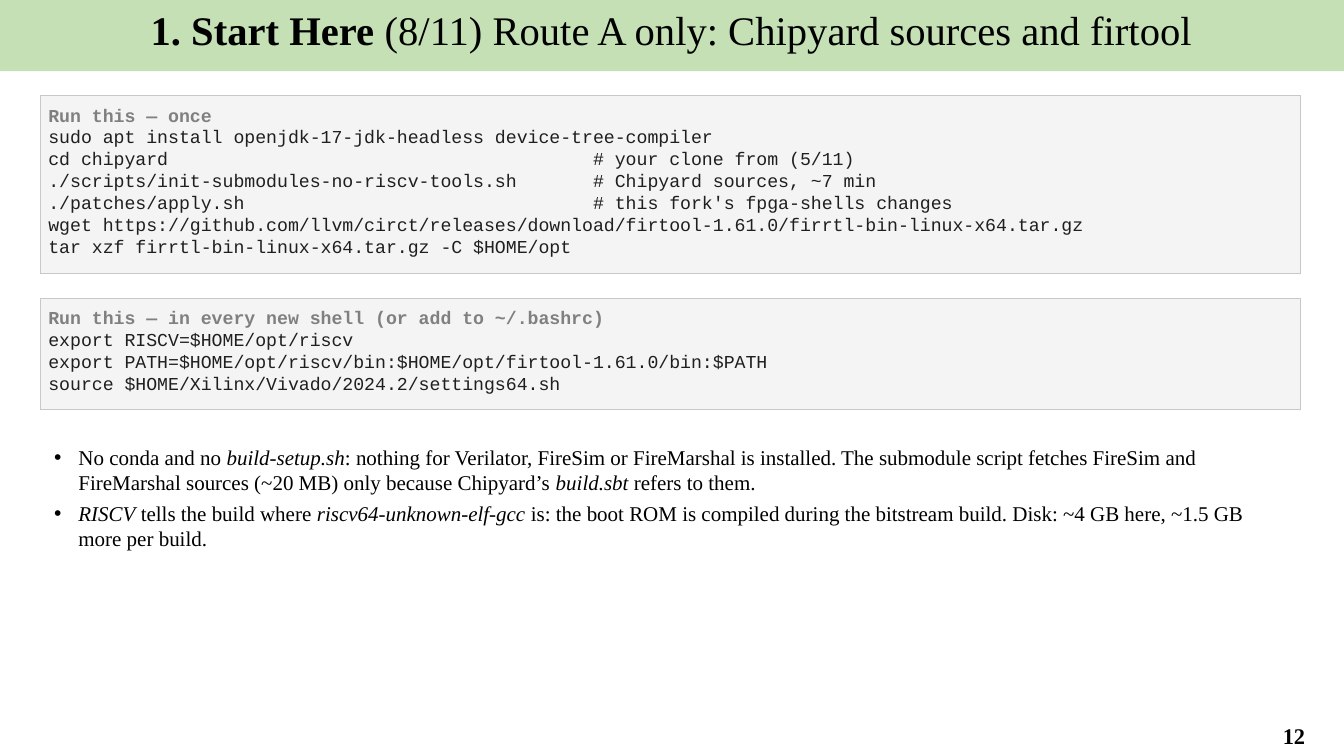
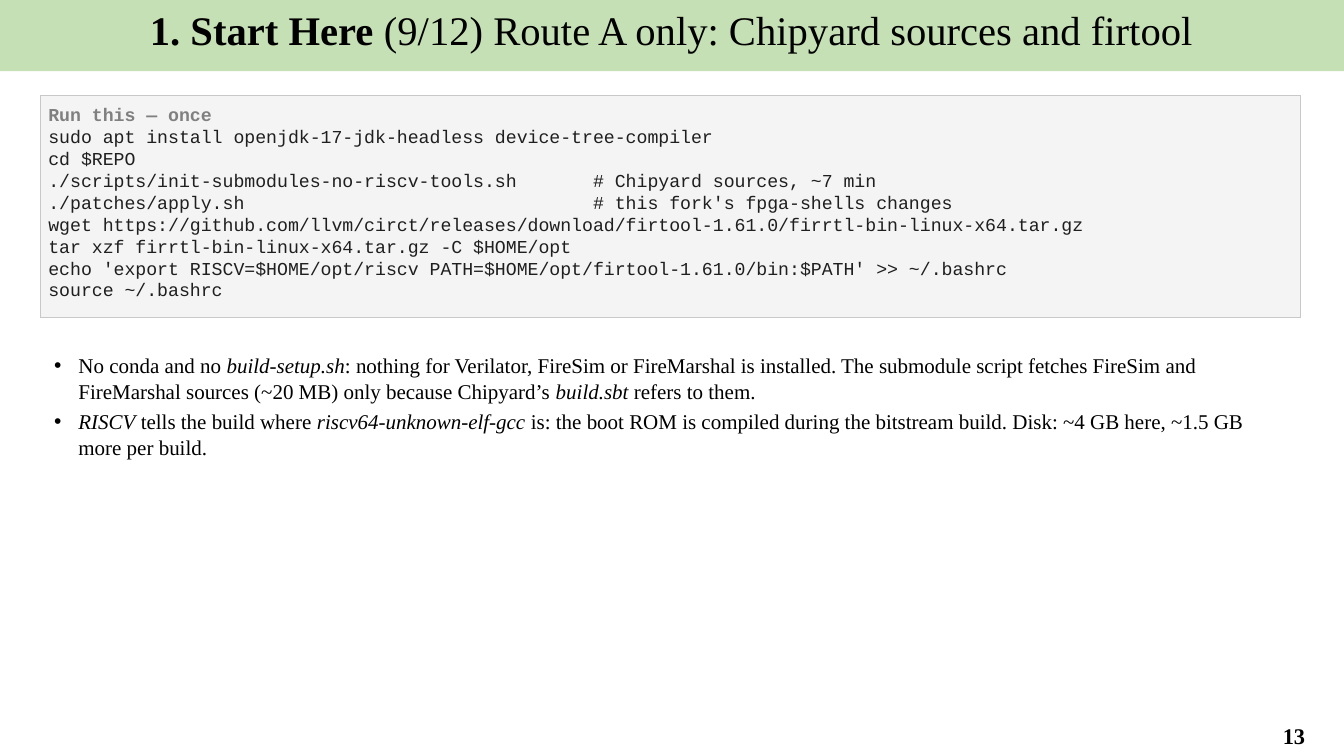
Before and after one commit to Khaiduy/chipyard-edhoc, a slide deck: slide 13 of fpga/sw/export/docs/slides/01_EDHOC_SoC_on_Arty_A7-100T.pptx (slide 12 before the commit). Drawn at 1344x756 pixels with LibreOffice and Linux fonts; fonts in the diff are those of the drawing. Boxes give left, top, right and bottom in pixels: in the first picture for what was removed or moved away, otherwise in the second. Text is boxed around its words. In the diff, an @@ line names an element or a change of style, - is before the commit and + after.

```diff
--- a/fpga/sw/export/docs/slides/01_EDHOC_SoC_on_Arty_A7-100T.pptx
+++ b/fpga/sw/export/docs/slides/01_EDHOC_SoC_on_Arty_A7-100T.pptx
@@ text in rectangle at [150,16,1192,53]: text changed @@
-1. Start Here (8/11) Route A only: Chipyard sources and firtool
+1. Start Here (9/12) Route A only: Chipyard sources and firtool
@@ rectangle "Run this — once": place and size @@
-rectangle "Run this — once" at [40,96,1301,273]
+rectangle "Run this — once" at [40,96,1301,318]
@@ text in rectangle at [48,153,135,167]: text changed @@
-cd chipyard # your clone from (5/11)
+cd $REPO
@@ text in rectangle at [48,262,1007,296]: paragraphs added @@
+echo 'export RISCV=$HOME/opt/riscv PATH=$HOME/opt/firtool-1.61.0/bin:$PATH' >> ~/.bashrc
+source ~/.bashrc
@@ rectangle removed at [40,298,1301,409] @@
-Run this — in every new shell (or add to ~/.bashrc)
-export RISCV=$HOME/opt/riscv
-export PATH=$HOME/opt/riscv/bin:$HOME/opt/firtool-1.61.0/bin:$PATH
-source $HOME/Xilinx/Vivado/2024.2/settings64.sh
@@ text "No conda and no build-setup.sh: ...": place and size @@
-text "No conda and no build-setup.sh: ..." at [78,450,1243,551]
+text "No conda and no build-setup.sh: ..." at [78,358,1243,459]
@@ page number at [1283,729,1305,745]: text changed @@
-12
+13
```
Also in this commit, not shown: 17 other slides changed, 1 slide added, 11 other files.
